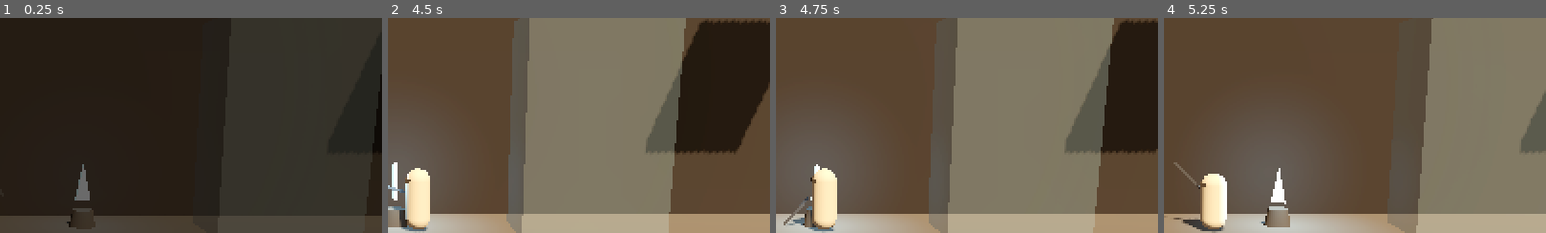
Above: before the commit, frames 1-4 (left to right).
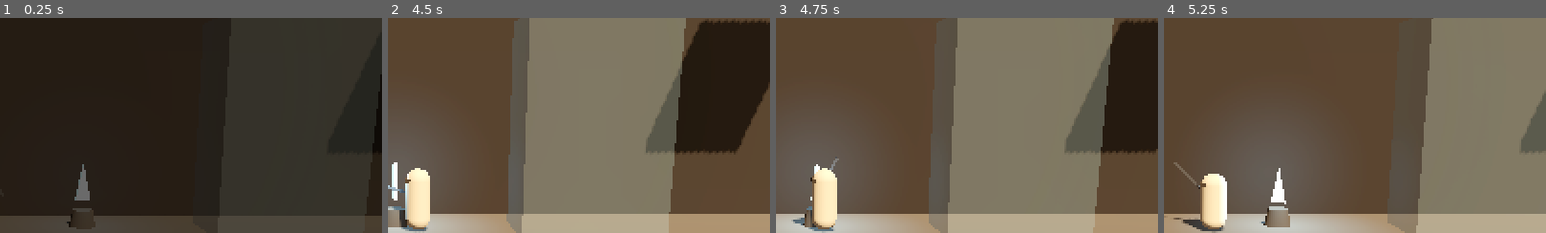
Above: after the commit, the same moments.

Repository: lSiool/mirror_souls
Game: Godot game, scene res://main.tscn
The game is run twice, just before and just after one commit, with the same random seed, the same clock (stepped at 60 frames per second) and the same inputs.
Inputs:
- Up to frame 1 (0.25 s): no input
- Up to frame 2 (4.5 s): hold D (move_right) 0.53-1.28 s; tap J (attack) at 0.6, 4.35 s; tap Space (jump) at 0.77, 1.52, 3.02, 3.77 s; hold F1 (debug_age_down) 1.28-2.03 s; tap K (block) at 1.35 s; hold D (move_right) 2.03-2.78 s; tap E (interact) at 2.1 s; hold F2 (debug_age_up) 2.78-3.53 s; tap Shift (roll) at 2.85 s; hold I (shoot) 3.53-4.28 s; hold A (move_left) from 3.53 s (still down)
- Up to frame 3 (4.75 s): keep holding A (move_left); tap Space (jump) at 4.52 s
- Up to frame 4 (5.25 s): release A (move_left) at 5.03 s; hold F1 (debug_age_down) from 5.03 s (still down); hold K (block) from 5.03 s (still down)
The pictures show only the part of the screen within x 48-98%, y 12-62%; the shares and areas given below are measured in that part.

Frames 1-2 are identical in both runs. In frame 3, 0.2% of the frame differs, in the area x 2-17%, y 65-97%; in frame 4, nothing differs.

Commit message:
fix: instant facing flip without physics interpolation (no mid-turn sword glint)
Co-Authored-By: Claude Opus 5.5 <noreply@anthropic.com>
Claude-Session: https://claude.ai/code/session_01Fv2qucwL9WcP8G16QQ3Bmc

Diff:
--- a/actors/enemies/dummy.gd
+++ b/actors/enemies/dummy.gd
@@ -165,7 +165,12 @@
 	# Засада из ниши за стеклом выпрыгивает в плоскость боя.
 	global_position.z = move_toward(global_position.z, 0.0, 12.0 * delta)
 	_check_player_head()
-	visual.rotation.y = 0.0 if facing > 0.0 else PI
+	# Разворот мгновенный: без интерполяции физики модель на кадр вставала
+	# боком к камере, и металл меча ловил блик солнца.
+	var yaw := 0.0 if facing > 0.0 else PI
+	if visual.rotation.y != yaw:
+		visual.rotation.y = yaw
+		visual.reset_physics_interpolation()
 	_update_pose(delta)
 	_update_material(delta)
 	_update_extra(delta)
--- a/actors/player/player.gd
+++ b/actors/player/player.gd
@@ -877,7 +877,12 @@
 # --- Визуал -----------------------------------------------------------------
 
 func _update_visual(delta: float) -> void:
-	visual.rotation.y = 0.0 if facing > 0.0 else PI
+	# Разворот мгновенный: без интерполяции физики модель на кадр вставала
+	# боком к камере, и металл меча ловил блик солнца.
+	var yaw := 0.0 if facing > 0.0 else PI
+	if visual.rotation.y != yaw:
+		visual.rotation.y = yaw
+		visual.reset_physics_interpolation()
 	var k := 1.0 - exp(-18.0 * delta)
 	var target_scale := Vector3.ONE
 	var target_tilt := 0.0
